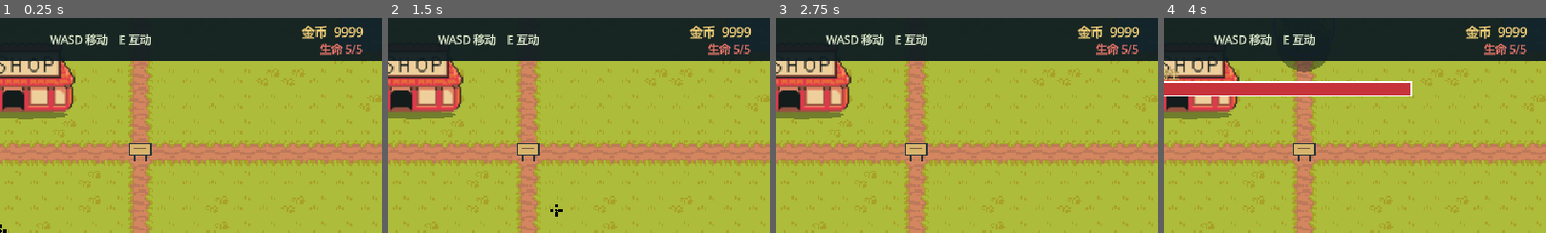
Above: before the commit, frames 1-4 (left to right).
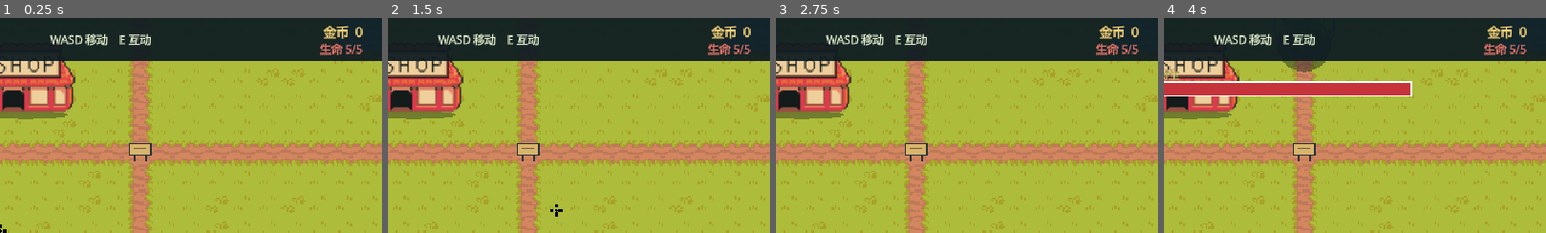
Above: after the commit, the same moments.

Repository: Neikos0493/Project_Grow
Game: Godot game, scene res://Main.tscn
The game is run twice, just before and just after one commit, with the same random seed, the same clock (stepped at 60 frames per second) and the same inputs. This scene is started directly instead of the project's main scene.
Inputs (mouse positions are % of the whole screen's width and height, from its top left):
- Up to frame 1 (0.25 s): no input
- Up to frame 2 (1.5 s): click (5, 15) at 0.5 s; tap Enter at 1.25 s; move the mouse to (72, 45) at 1.27 s; press the mouse at (72, 45) at 1.28 s; hold D (move_right) from 1.28 s (still down)
- Up to frame 3 (2.75 s): move the mouse to (30, 55) at 2.02 s; release D (move_right) at 2.03 s; release the mouse at (30, 55) at 2.03 s; hold S (move_down) from 2.03 s (still down); tap E (interact) at 2.1 s
- Up to frame 4 (4 s): move the mouse to (60, 28) at 2.77 s; release S (move_down) at 2.78 s; hold D (move_right) 2.78-3.53 s; hold P (summon_final_boss) 2.78-3.53 s; tap Space (respawn) at 3.5 s; move the mouse to (45, 70) at 3.52 s; hold W (move_up) from 3.53 s (still down); tap 1 at 3.6 s; click (45, 70) at 3.67 s
The pictures show only the part of the screen within x 50-100%, y 0-50%; the shares and areas given below are measured in that part.

The runs differ from the first frame. In frame 1, 0.7% of the frame differs, in the area x 79-96%, y 3-10%; in frame 2, 0.7%; in frame 3, 0.7%; in frame 4, 0.7%.

Commit message:
Set starting coins to zero

Diff:
--- a/Main.tscn
+++ b/Main.tscn
@@ -157,7 +157,7 @@
 mouse_filter = 2
 theme_override_colors/font_color = Color(0.96, 0.82, 0.47, 1)
 theme_override_font_sizes/font_size = 16
-text = "COINS  9999"
+text = "COINS  0"
 horizontal_alignment = 2
 
 [node name="HealthLabel" type="Label" parent="HUD/TopBar"]
--- a/scripts/game_state.gd
+++ b/scripts/game_state.gd
@@ -46,7 +46,7 @@
 var language := "zh"
 var current_map_id := &"greenmeadow"
 var inventory_state: Dictionary = {}
-var coins := 9999
+var coins := 0
 var player_health := MAX_HEALTH
 var quest_state := QUEST_STATE_MIN
 var unlocked_map_ids: Array[StringName] = []
@@ -75,7 +75,7 @@
 	session_initialized = true
 	current_map_id = &"greenmeadow"
 	inventory_state = _default_inventory_state()
-	coins = 9999
+	coins = 0
 	player_health = MAX_HEALTH
 	quest_state = QUEST_STATE_MIN
 	unlocked_map_ids.clear()
@@ -359,7 +359,7 @@
 		unlocked.append(String(&"sunset_shore"))
 	return {
 		"inventory": normalized_inventory,
-		"coins": clampi(int(data.get("coins", 9999)), 0, MAX_COINS),
+		"coins": clampi(int(data.get("coins", 0)), 0, MAX_COINS),
 		"player_health": clampi(int(data.get("player_health", MAX_HEALTH)), 0, MAX_HEALTH),
 		"quest_state": clampi(int(data.get("quest_state", QUEST_STATE_MIN)), QUEST_STATE_MIN, QUEST_STATE_MAX),
 		"orange_seed_granted": bool(data.get("orange_seed_granted", false)),
--- a/scripts/main.gd
+++ b/scripts/main.gd
@@ -15,7 +15,7 @@
 const SAXAUL_SEED := "saxaul_seed"
 const LILY_SEED := "lily_seed"
 const BLUE_SEED := "blue_seed"
-const STARTING_COINS := 9999
+const STARTING_COINS := 0
 const WORLD_MASK := 1
 const PLAYER_MASK := 2
 const PLANT_MASK := 4
